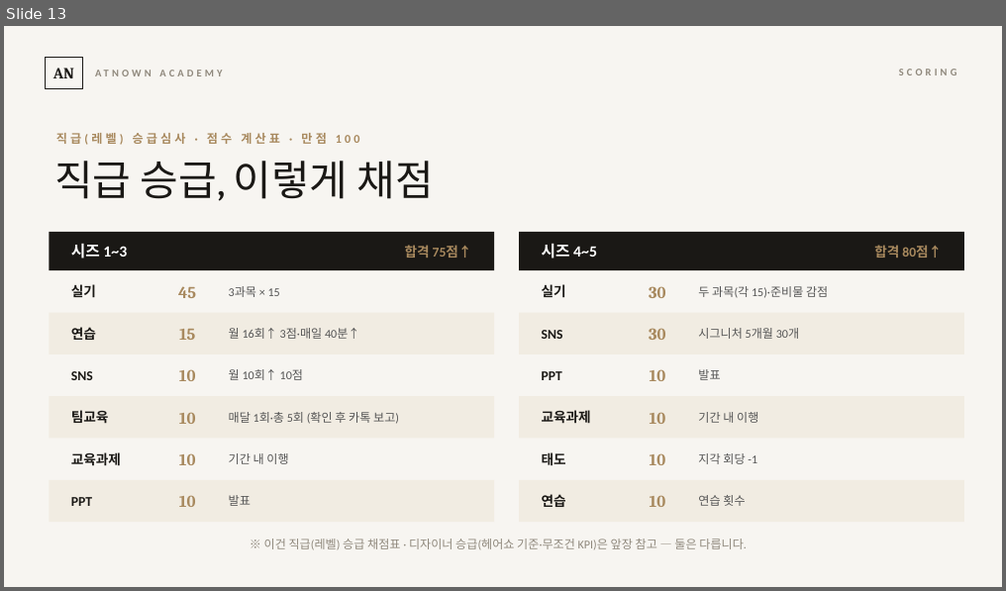
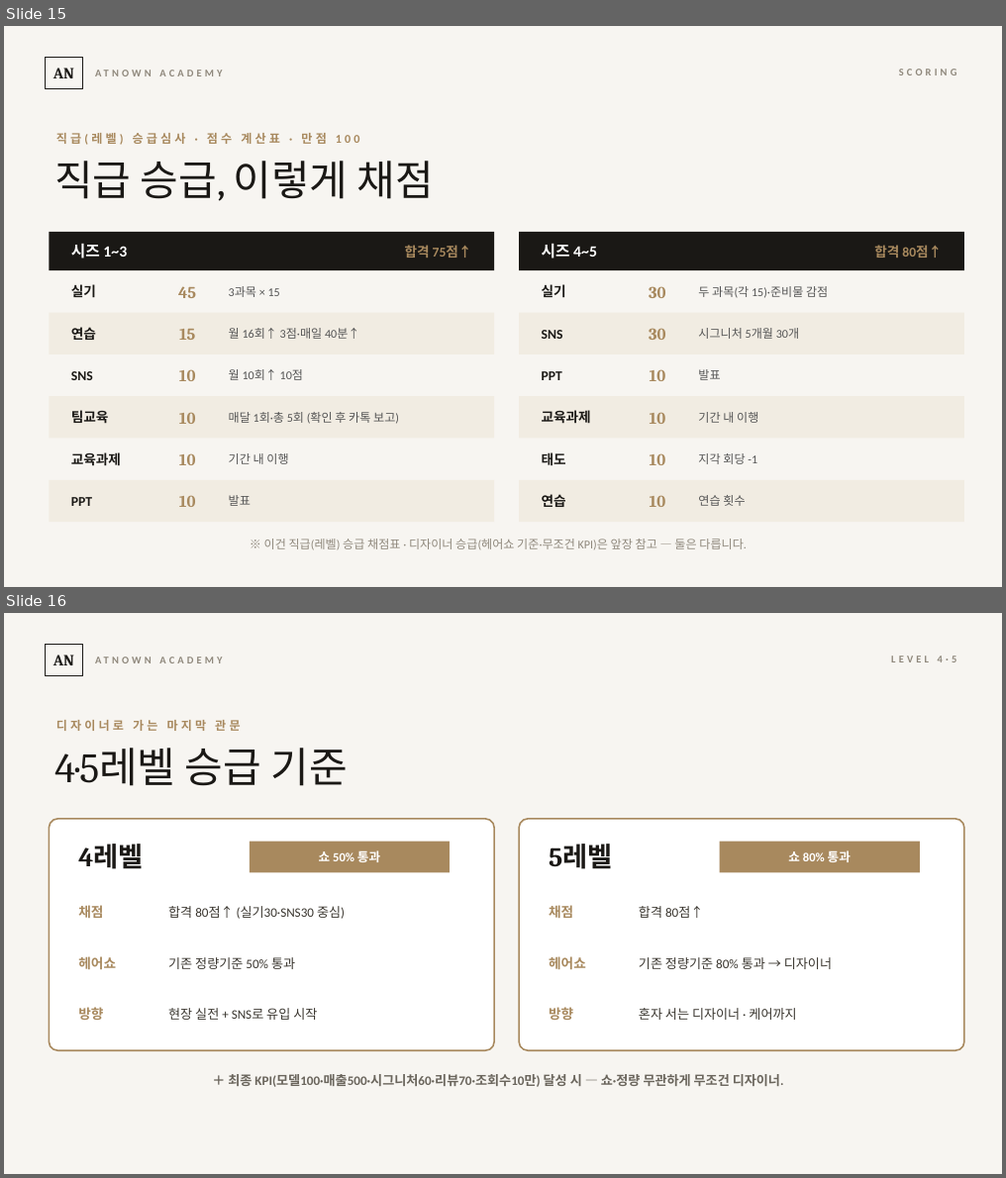
Before and after one commit to cksghrj22-bot/-, a slide deck: content/교육/2026-07-23_교육시스템_정본/시즈_오리엔테이션.pptx. Shown one above the other, each under a label of ours: slide 13 before the commit, slides 15 and 16 after it. The pictures are 1006x591 and 1006x1178 pixels, drawn with LibreOffice and Linux fonts; fonts in the diff are those of the drawing. Boxes give left, top, right and bottom in pixels: in the first picture for what was removed or moved away, otherwise in the second. Text is boxed around its words. In the diff, an @@ line names an element or a change of style, - is before the commit and + after.

```diff
--- a/content/교육/2026-07-23_교육시스템_정본/시즈_오리엔테이션.pptx
+++ b/content/교육/2026-07-23_교육시스템_정본/시즈_오리엔테이션.pptx
@@ slide 16 added at box(4, 613, 1002, 1174), background #F7F5F1 @@
@@ rectangle added at box(46, 645, 82, 676), outline #1A1815 1 pt, 15 pt, text #1A1815, bold @@
+AN
@@ text added at box(88, 645, 387, 676), 10 pt, text #8F887C, bold @@
+ATNOWN ACADEMY
@@ text added at box(891, 656, 957, 663), 10 pt, text #8F887C, bold @@
+LEVEL 4·5
@@ text added at box(56, 720, 240, 731), 11.5 pt, text #A8895E, bold @@
+디자이너로 가는 마지막 관문
@@ text added at box(54, 748, 347, 786), 40 pt, text #1A1815 @@
+4·5레벨 승급 기준
@@ rounded rectangle added at box(49, 819, 494, 1051), fill #FFFFFF, outline #A8895E 1.5 pt @@
@@ rounded rectangle added at box(519, 819, 964, 1051), fill #FFFFFF, outline #A8895E 1.5 pt @@
@@ text added at box(78, 844, 143, 869), 26 pt, text #1A1815, bold @@
+4레벨
@@ rectangle added at box(250, 842, 450, 872), fill #A8895E, 12 pt, text #FFFFFF, bold @@
+쇼 50% 통과
@@ text added at box(548, 844, 612, 869), 26 pt, text #1A1815, bold @@
+5레벨
@@ rectangle added at box(720, 842, 920, 872), fill #A8895E, 12 pt, text #FFFFFF, bold @@
+쇼 80% 통과
@@ text added at box(78, 905, 103, 918), 13 pt, text #A8895E, bold @@
+채점
@@ text added at box(168, 906, 345, 919), 12.5 pt, text #3A362F @@
+합격 80점↑ (실기30·SNS30 중심)
@@ text added at box(548, 905, 573, 918), 13 pt, text #A8895E, bold @@
+채점
@@ text added at box(639, 906, 703, 918), 12.5 pt, text #3A362F @@
+합격 80점↑
@@ text added at box(78, 957, 116, 969), 13 pt, text #A8895E, bold @@
+헤어쇼
@@ text added at box(168, 958, 295, 969), 12.5 pt, text #3A362F @@
+기존 정량기준 50% 통과
@@ text added at box(548, 957, 586, 969), 13 pt, text #A8895E, bold @@
+헤어쇼
@@ text added at box(639, 958, 832, 969), 12.5 pt, text #3A362F @@
+기존 정량기준 80% 통과 → 디자이너
@@ text added at box(78, 1007, 103, 1020), 13 pt, text #A8895E, bold @@
+방향
@@ text added at box(168, 1008, 317, 1020), 12.5 pt, text #3A362F @@
+현장 실전 + SNS로 유입 시작
@@ text added at box(548, 1007, 573, 1020), 13 pt, text #A8895E, bold @@
+방향
@@ text added at box(639, 1008, 796, 1020), 12.5 pt, text #3A362F @@
+혼자 서는 디자이너 · 케어까지
@@ text added at box(228, 1074, 784, 1087), 12.5 pt, text #6A655C, bold @@
+＋ 최종 KPI(모델100·매출500·시그니처60·리뷰70·조회수10만) 달성 시 — 쇼·정량 무관하게 무조건 디자이너.
@@ what was slide 13 is now slide 15 @@
```
Also in this commit, not shown: 3 other slides added, 1 other file.
